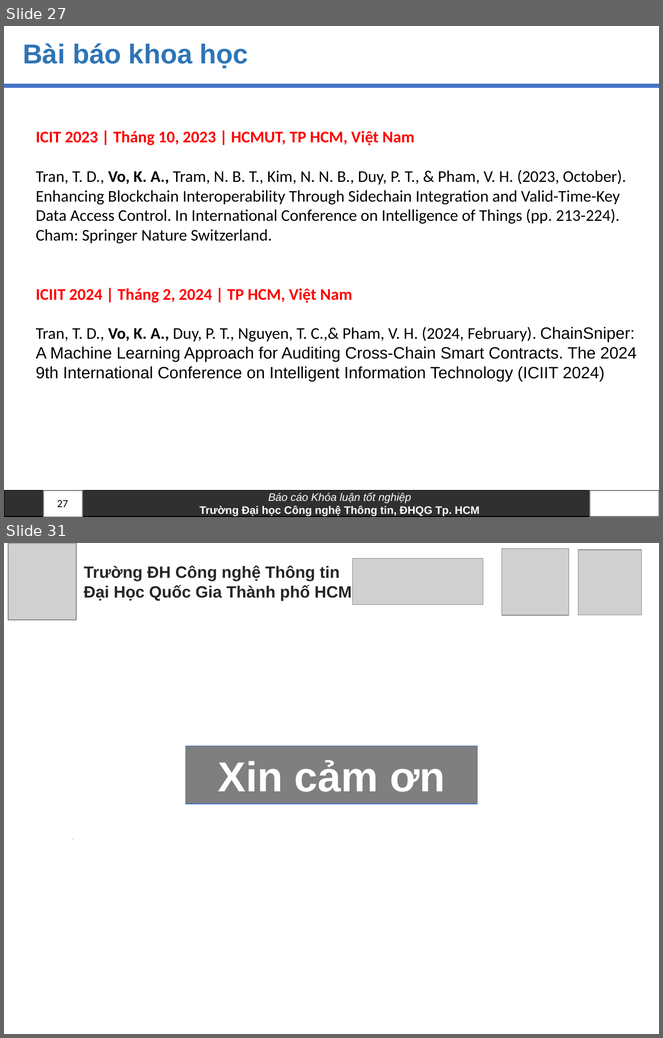
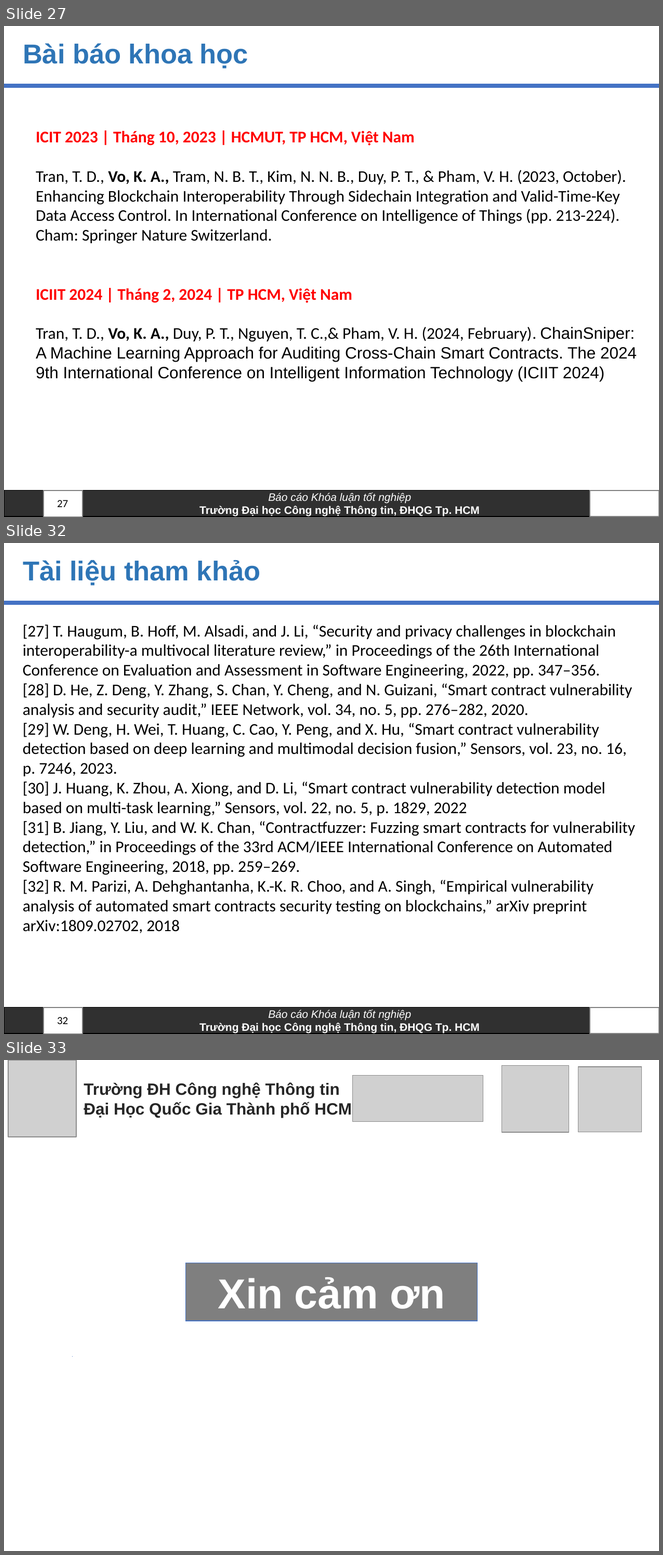
Before and after one commit to anhkiet1227/NT505_Thesis, a slide deck: Slide_20520605_VoAnhKiet.pptx. Shown one above the other, each under a label of ours: slides 27 and 31 before the commit, slides 27, 32 and 33 after it; the slides between them are not shown. The pictures are 663x1038 and 663x1555 pixels, drawn with LibreOffice and Linux fonts; fonts in the diff are those of the drawing; grey boxes stand for pictures; background and template pictures are left out. Boxes give left, top, right and bottom in pixels: in the first picture for what was removed or moved away, otherwise in the second. Text is boxed around its words. In the diff, an @@ line names an element or a change of style, - is before the commit and + after.

```diff
--- a/Slide_20520605_VoAnhKiet.pptx
+++ b/Slide_20520605_VoAnhKiet.pptx
@@ slide 32 added at <box>4,543,659,1034</box>, background #FFFFFF; not listed: 4 template elements that a slide beside it also shows @@
@@ title added at <box>23,560,260,586</box>, 30 pt, text #2E75B6, bold @@
+Tài liệu tham khảo
@@ text added at <box>23,625,635,934</box>, 18 pt, text #000000 @@
+[27] T. Haugum, B. Hoff, M. Alsadi, and J. Li, “Security and privacy challenges in blockchain interoperability-a multivocal literature review,” in Proceedings of the 26th International Conference on Evaluation and Assessment in Software Engineering, 2022, pp. 347–356.
+[28] D. He, Z. Deng, Y. Zhang, S. Chan, Y. Cheng, and N. Guizani, “Smart contract vulnerability analysis and security audit,” IEEE Network, vol. 34, no. 5, pp. 276–282, 2020.
+[29] W. Deng, H. Wei, T. Huang, C. Cao, Y. Peng, and X. Hu, “Smart contract vulnerability detection based on deep learning and multimodal decision fusion,” Sensors, vol. 23, no. 16, p. 7246, 2023.
+[30] J. Huang, K. Zhou, A. Xiong, and D. Li, “Smart contract vulnerability detection model based on multi-task learning,” Sensors, vol. 22, no. 5, p. 1829, 2022
+[31] B. Jiang, Y. Liu, and W. K. Chan, “Contractfuzzer: Fuzzing smart contracts for vulnerability detection,” in Proceedings of the 33rd ACM/IEEE International Conference on Automated Software Engineering, 2018, pp. 259–269.
+[32] R. M. Parizi, A. Dehghantanha, K.-K. R. Choo, and A. Singh, “Empirical vulnerability analysis of automated smart contracts security testing on blockchains,” arXiv preprint arXiv:1809.02702, 2018
@@ page number added at <box>57,1017,68,1025</box>, 12 pt, text #000000 @@
+32
@@ what was slide 31 is now slide 33 @@
```
Also in this commit, not shown: 10 slides changed, 1 other slide added, 1 other file.
